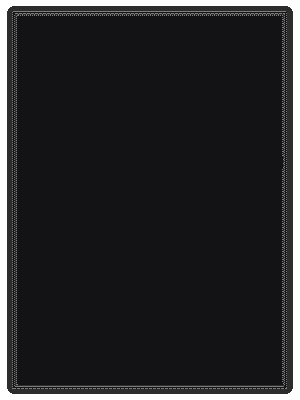
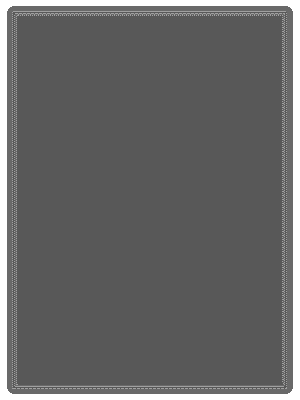
Before/after of a 300 x 400 layered artwork. What changed in the layer stack:
renamed "레이어 1" to "레이어 3", painted on it over 7, 6, 293, 394
